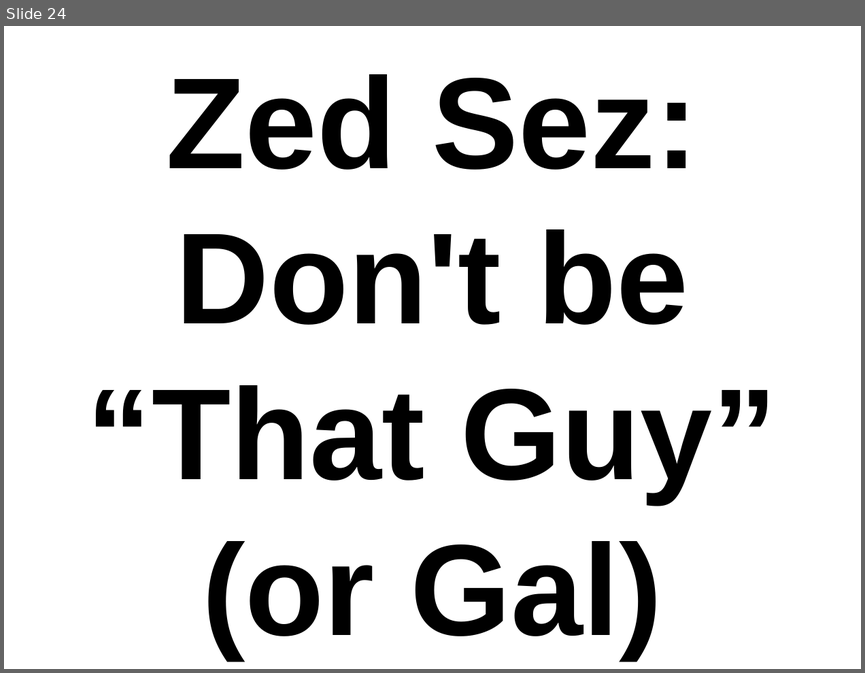
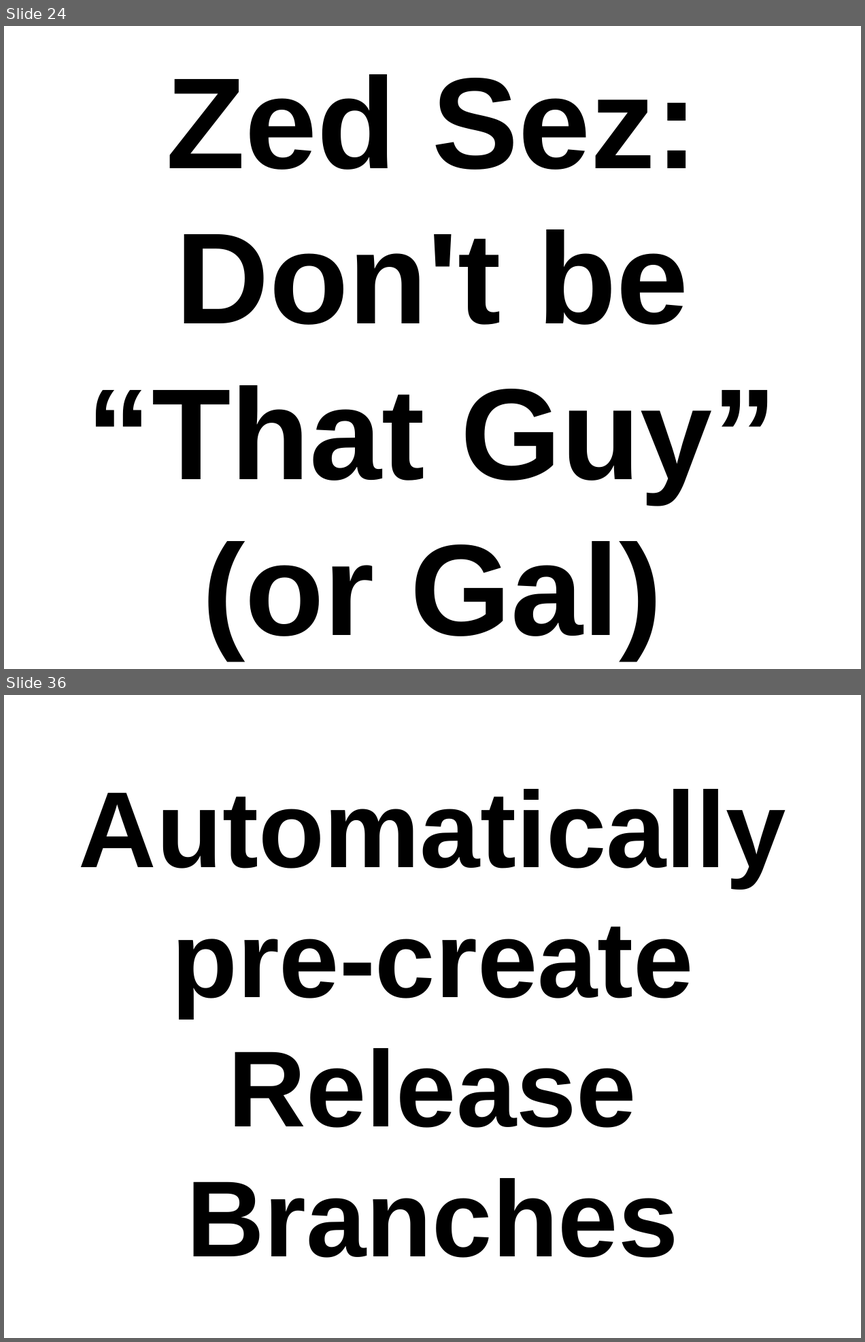
Before and after one commit to thewoolleyman/ci_for_the_rails_guy_or_gal, a slide deck: presentation/ci_for_the_web_2.0_guy_or_gal.odp. Shown one above the other, each under a label of ours: slide 24 before the commit, slides 24 and 36 after it; the slides between them are not shown. The pictures are 865x673 and 865x1342 pixels, drawn with LibreOffice and Linux fonts; fonts in the diff are those of the drawing. Boxes give left, top, right and bottom in pixels: in the first picture for what was removed or moved away, otherwise in the second. Text is boxed around its words. In the diff, an @@ line names an element or a change of style, - is before the commit and + after.

```diff
--- a/presentation/ci_for_the_web_2.0_guy_or_gal.odp
+++ b/presentation/ci_for_the_web_2.0_guy_or_gal.odp
@@ slide 36 added at (4,695,861,1338), background #FFFFFF @@
@@ title added at (79,789,786,1257), 100 pt, text #000000, bold @@
+Automatically
+pre-create
+Release
+Branches
```
Also in this commit, not shown: 1 slide changed, 37 other slides added, 1 slide removed.
